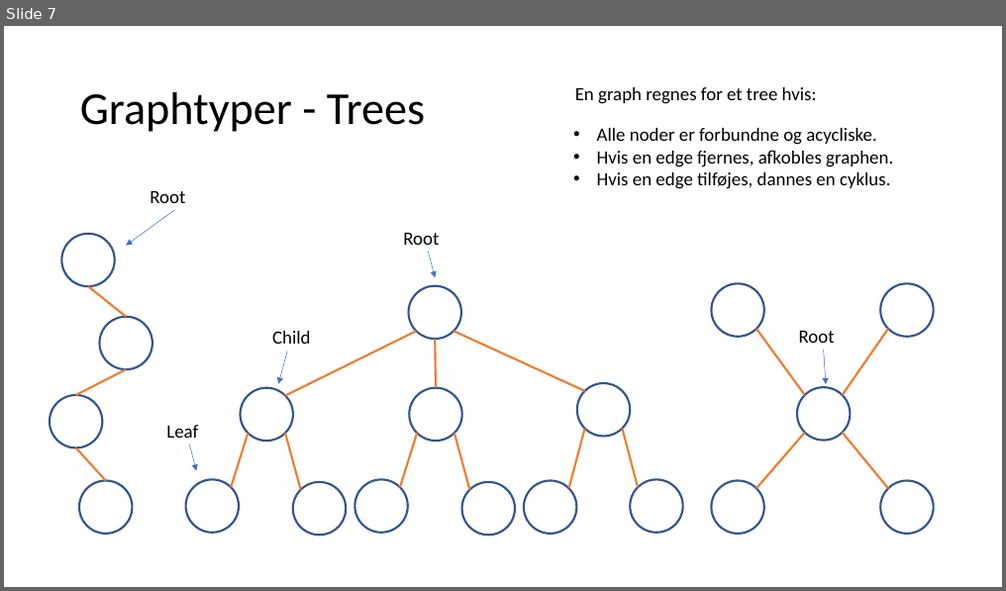
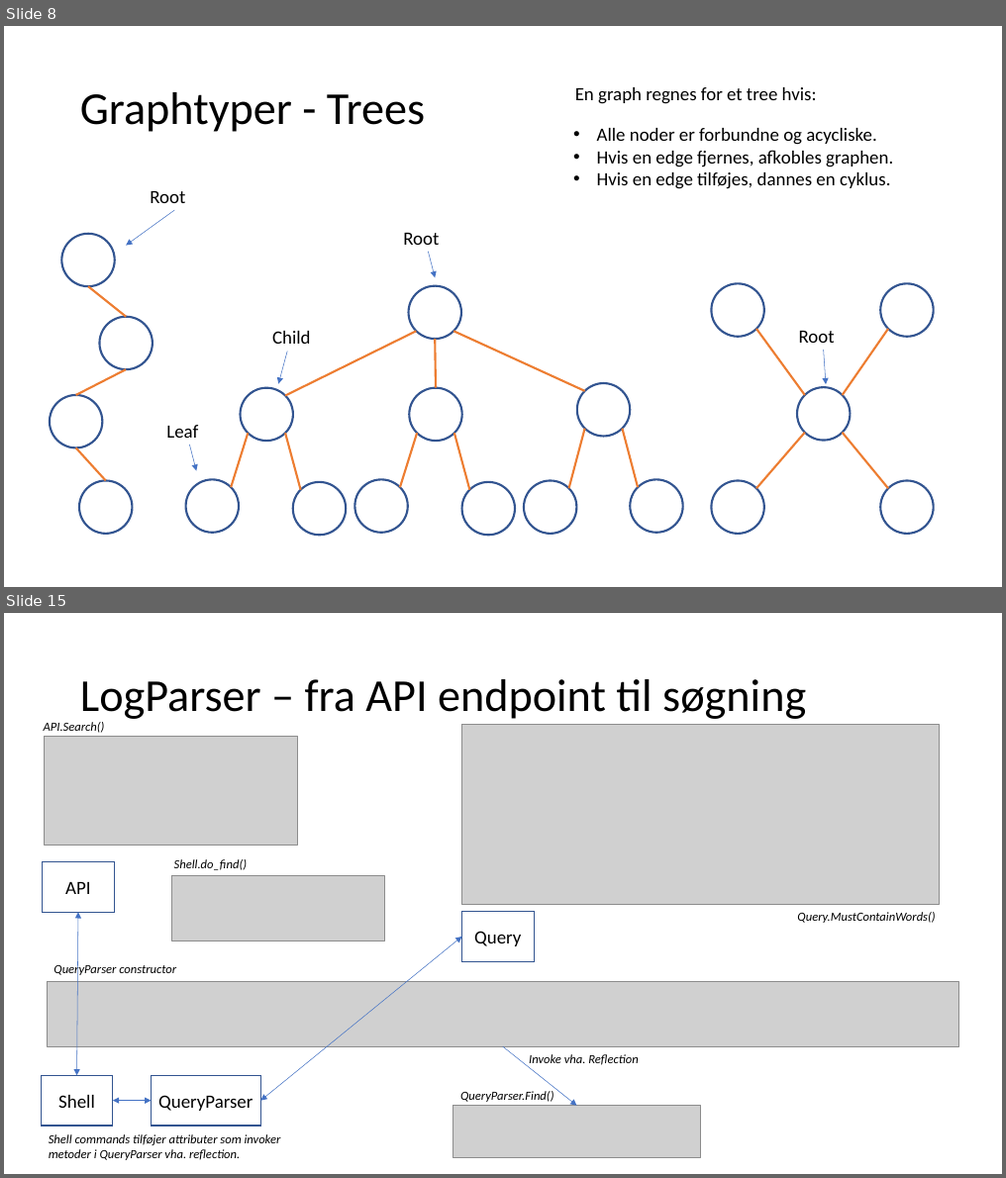
Before and after one commit to FaderVader/CPH_Afgangsprojekt_2022, a slide deck: LogSearcher.pptx. Shown one above the other, each under a label of ours: slide 7 before the commit, slides 8 and 15 after it; the slides between them are not shown. The pictures are 1006x591 and 1006x1178 pixels, drawn with LibreOffice and Linux fonts; fonts in the diff are those of the drawing; grey boxes stand for pictures. Boxes give left, top, right and bottom in pixels: in the first picture for what was removed or moved away, otherwise in the second. Text is boxed around its words. In the diff, an @@ line names an element or a change of style, - is before the commit and + after.

```diff
--- a/LogSearcher.pptx
+++ b/LogSearcher.pptx
@@ slide 15 added at <box>4,613,1002,1174</box>, background #FFFFFF @@
@@ title added at <box>80,679,806,723</box>, 44 pt, text #000000 @@
+LogParser – fra API endpoint til søgning
@@ text added at <box>44,722,105,733</box>, 12 pt, text #000000, italic @@
+API.Search()
@@ picture added at <box>462,725,939,905</box> @@
@@ picture added at <box>44,737,297,845</box> @@
@@ rectangle added at <box>43,862,114,912</box>, outline #325491 1 pt, 18 pt, text #000000 @@
+API
@@ picture added at <box>172,875,385,942</box> @@
@@ text added at <box>174,860,248,870</box>, 12 pt, text #000000, italic @@
+Shell.do_find()
@@ double arrow added from (78, 912) to (76, 1075), #4472C4 0.5 pt @@
@@ double arrow added from (260, 1101) to (462, 937), #4472C4 0.5 pt @@
@@ rectangle added at <box>462,912,534,961</box>, outline #325491 1 pt, 18 pt, text #000000 @@
+Query
@@ text added at <box>797,912,935,923</box>, 12 pt, text #000000, italic @@
+Query.MustContainWords()
@@ text added at <box>54,963,176,977</box>, 12 pt, text #000000, italic @@
+QueryParser constructor
@@ picture added at <box>47,982,959,1047</box> @@
@@ arrow added from (503, 1048) to (576, 1106), #4472C4 0.5 pt @@
@@ text added at <box>529,1055,638,1065</box>, 12 pt, text #000000, italic @@
+Invoke vha. Reflection
@@ picture added at <box>453,1106,700,1158</box> @@
@@ text added at <box>460,1091,553,1102</box>, 12 pt, text #000000, italic @@
+QueryParser.Find()
@@ group added at <box>41,1075,281,1160</box>: 2 rectangles, 1 double arrow, 1 text @@
+Shell
+QueryParser
+Shell commands tilføjer attributer som invoker metoder i QueryParser vha. reflection.
@@ what was slide 7 is now slide 8 @@
```
Also in this commit, not shown: 2 slides changed, 5 other slides added.
